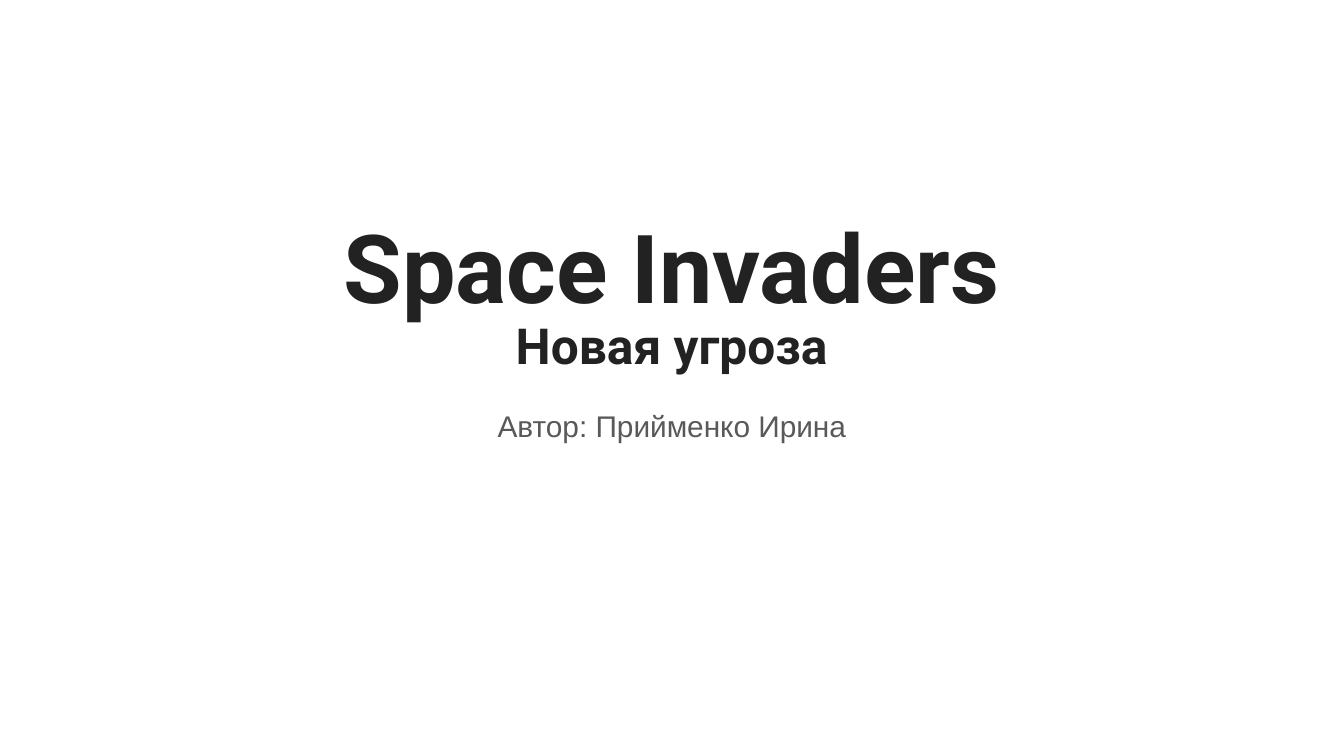
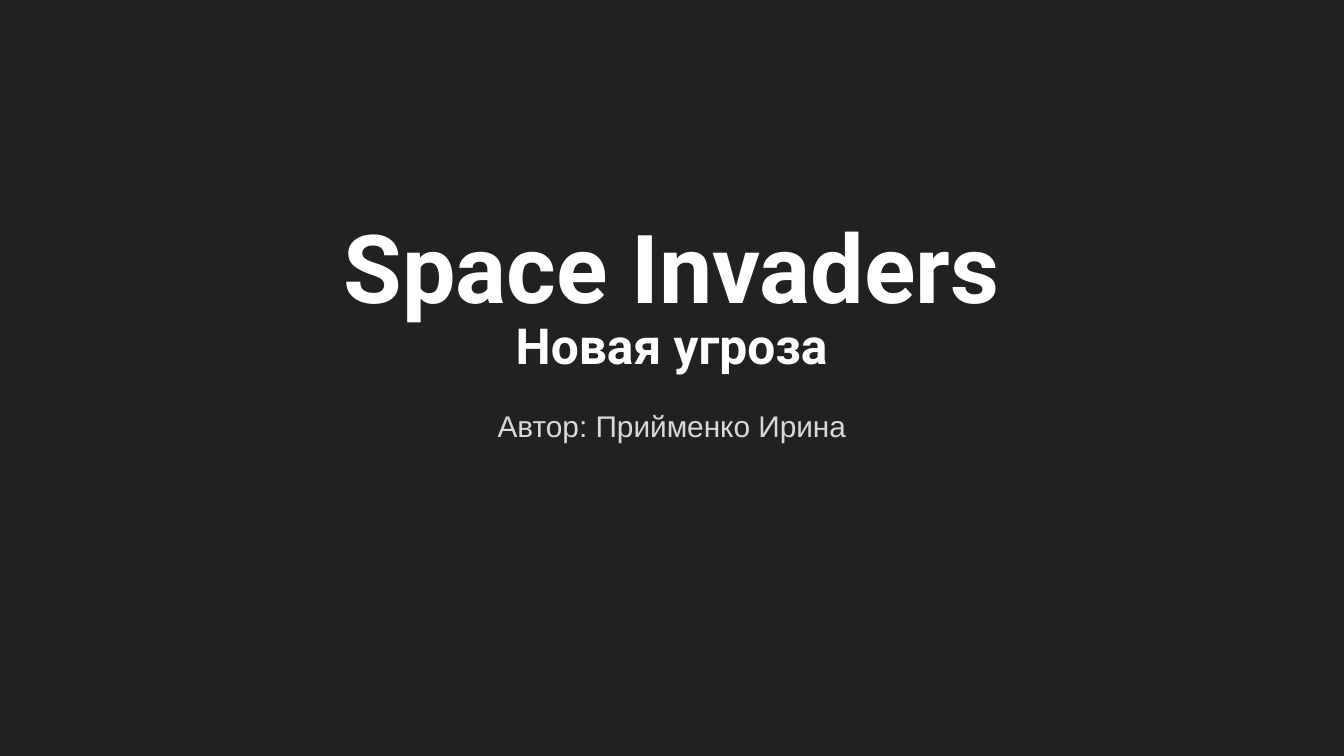
Before and after one commit to Tulishka/space_invaders_nt, a slide deck: slide 1 of docs/presentation.pptx. Drawn at 1344x756 pixels with LibreOffice and Linux fonts; fonts in the diff are those of the drawing. Boxes give left, top, right and bottom in pixels: in the first picture for what was removed or moved away, otherwise in the second. Text is boxed around its words. In the diff, an @@ line names an element or a change of style, - is before the commit and + after.

```diff
--- a/docs/presentation.pptx
+++ b/docs/presentation.pptx
@@ background #FFFFFF to #212121 @@
@@ title "Space Invaders" at (344,231,999,323): text colour #222222 to #FFFFFF, highlight #FFFFFF to #212121 @@
@@ title "Новая угроза" at (516,328,828,375): text colour #222222 to #FFFFFF, highlight #FFFFFF to #212121 @@
@@ subtitle "Автор: Прийменко Ирина" at (498,415,846,442): text colour #595959 to #D9D9D9 @@
```
Also in this commit, not shown: 3 other slides changed, 8 slides added, 9 slides removed.
